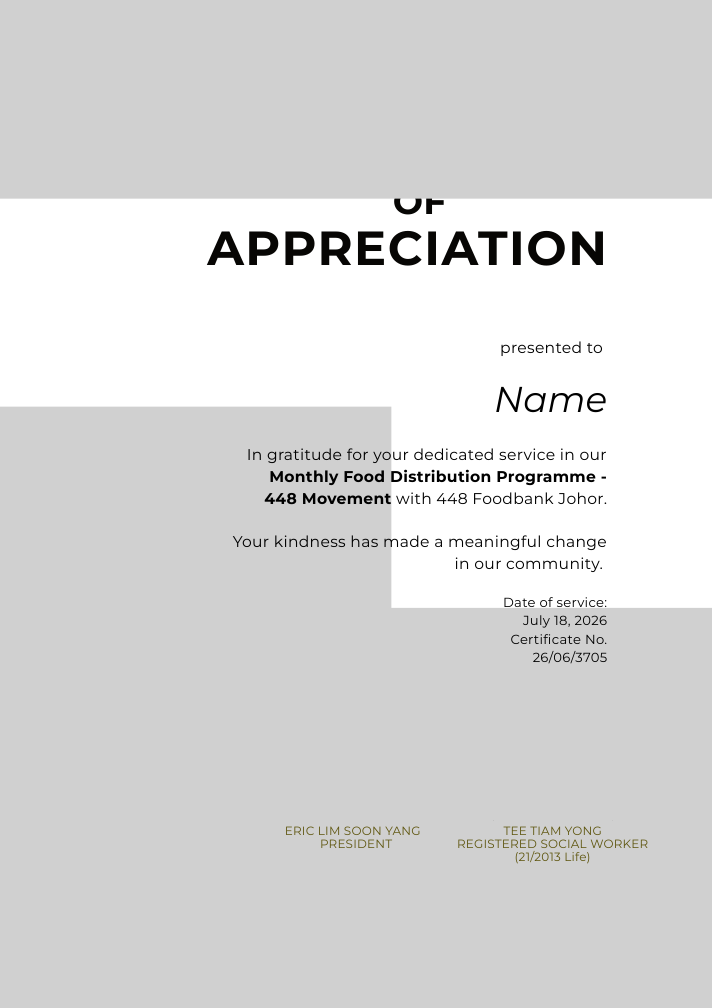
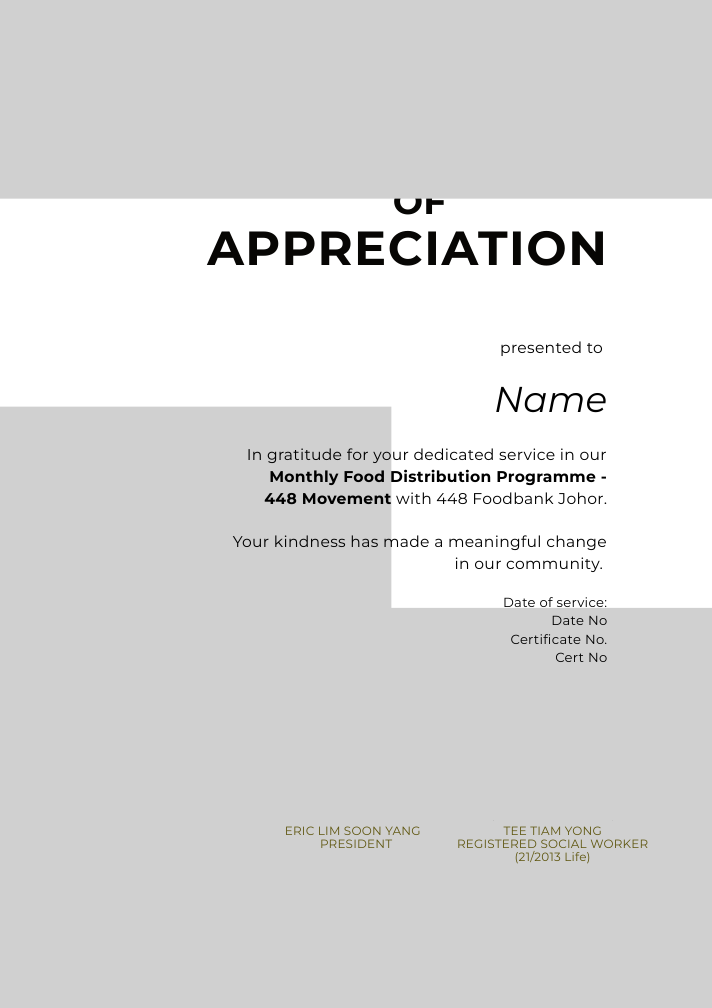
Before and after one commit to huiHui0605/Test, a slide deck: slide 1 of templates/volunteer_template.pptx. Drawn at 712x1008 pixels with LibreOffice and Linux fonts; fonts in the diff are those of the drawing; grey boxes stand for pictures. Boxes give left, top, right and bottom in pixels: in the first picture for what was removed or moved away, otherwise in the second. Text is boxed around its words. In the diff, an @@ line names an element or a change of style, - is before the commit and + after.

```diff
--- a/templates/volunteer_template.pptx
+++ b/templates/volunteer_template.pptx
@@ text at (551,615,607,625): text changed @@
-July 18, 2026
+Date No
@@ text at (555,652,607,662): text changed @@
-26/06/3705
+Cert No
```
Also in this commit, not shown: 8 other files.
